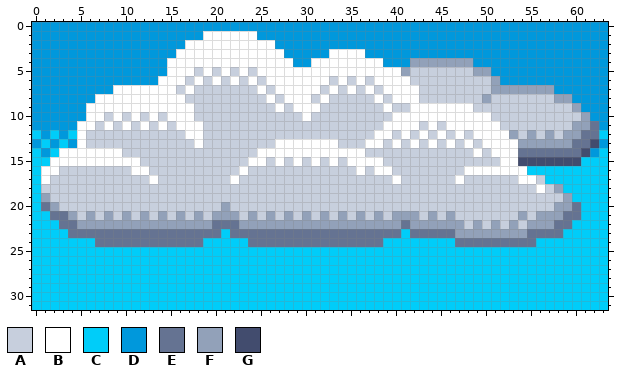
A pixel-art sprite gets an edit: themes/64x32/weather/04d.png. This is how it looked before the edit.
The file is 64x32 pixels.
Palette (. is transparent): A #c7cfdd  B #ffffff  C #00cdf9  D #0098dc  E #657392  F #92a1b9  G #424c6e
Pixels before, first column x 0:
 0 DDDDDDDDDDDDDDDDDDDDDDDDDDDDDDDDDDDDDDDDDDDDDDDDDDDDDDDDDDDDDDDD
 1 DDDDDDDDDDDDDDDDDDDBBBBBBDDDDDDDDDDDDDDDDDDDDDDDDDDDDDDDDDDDDDDD
 2 DDDDDDDDDDDDDDDDDBBBBBBBBBBDDDDDDDDDDDDDDDDDDDDDDDDDDDDDDDDDDDDD
 3 DDDDDDDDDDDDDDDDBBBBBBBBBBBBDDDDDBBBBDDDDDDDDDDDDDDDDDDDDDDDDDDD
 4 DDDDDDDDDDDDDDDBBBBBBBBBBBBBBDDBBBBBBBBDDDFFFFFFFDDDDDDDDDDDDDDD
 5 DDDDDDDDDDDDDDDBBBABABABABBBBBBBBBBBBBBBBFAAAAAAAFFDDDDDDDDDDDDD
 6 DDDDDDDDDDDDDDBBBABABABABABBBBBBBABABABBBBAAAAAAAAAFDDDDDDDDDDDD
 7 DDDDDDDDDBBBBBBBABAAAAAAABABBBBBABABABABBBBAAAAAAAAFFFFFFFDDDDDD
 8 DDDDDDDBBBBBBBBBBAAAAAAAAABABBBABAAAAABABBBAAAAAAAFAAAAAAAFFDDDD
 9 DDDDDDBBBBBBBBBBBBAAAAAAAAABABBBAAAAAAABAABBBBBBBAAAAAAAAAAAFDDD
10 DDDDDDBBABABABABBBAAAAAAAAAAAABAAAAAAAAABBBBBBBBBBBAAAAAAAAAAFDD
11 DDDDDBBABABABABABBBAAAAAAAAAAAAAAAAAAAABBBBABABBBBBBAAAAAAAAFFED
12 CDCDCBAAAAAAAAAAABBAAAAAAAAAAAAAAAAAAABBABABABABABBBBFAFAFAFFEEC
13 DCDCDBAAAAAAAAAAAABAAAAAAAABBBBBBBAAABBABABABABABABBBBFFFFFFEEGD
14 CDCBBBBBBBAAAAAAAAAAAAAAABBBBBBBBBBBBAAAAAAAAAAAABABBBEEEEEEEGDC
15 CCBBBBBBBBBBAAAAAAAAAAAABBABABABABABBBBAAAAAAAAAAAAABBGGGGGGGCCC
16 CBBAAAAAAAABBAAAAAAAAAABAAAAAAAAAAAABABBAAAAAAAABBBBBBBCCCCCCCCC
17 CBAAAAAAAAAAABAAAAAAAABAAAAAAAAAAAAAAAAABAAAAAABAAAAAABBACCCCCCC
18 CAAAAAAAAAAAAAAAAAAAAAAAAAAAAAAAAAAAAAAAAAAAAAAAAAAAAAAABAFCCCCC
19 CFAAAAAAAAAAAAAAAAAAAAAAAAAAAAAAAAAAAAAAAAAAAAAAAAAAAAAAAAAFCCCC
20 CEFAAAAAAAAAAAAAAAAAAFAAAAAAAAAAAAAAAAAAAAAAAAAAAAAAAAAAAAFFECCC
21 CCEEFAFAFAFAFAFAFAFAFFFAFAFAFAFAFAFAFAFAFFFAFAFAAAAAAAFAFFFEECCC
22 CCCEEFFFFFFFFFFFFFFFEEEFFFFFFFFFFFFFFFFFFEFFFFFFAFAFAFAFFFEECCCC
23 CCCCEEEEEEEEEEEEEEEEECEEEEEEEEEEEEEEEEEEECEEEEEFFFFFFFFEEEECCCCC
24 CCCCCCCEEEEEEEEEEEECCCCCEEEEEEEEEEEEEEECCCCCCCCEEEEEEEEECCCCCCCC
25 CCCCCCCCCCCCCCCCCCCCCCCCCCCCCCCCCCCCCCCCCCCCCCCCCCCCCCCCCCCCCCCC
26 CCCCCCCCCCCCCCCCCCCCCCCCCCCCCCCCCCCCCCCCCCCCCCCCCCCCCCCCCCCCCCCC
27 CCCCCCCCCCCCCCCCCCCCCCCCCCCCCCCCCCCCCCCCCCCCCCCCCCCCCCCCCCCCCCCC
28 CCCCCCCCCCCCCCCCCCCCCCCCCCCCCCCCCCCCCCCCCCCCCCCCCCCCCCCCCCCCCCCC
29 CCCCCCCCCCCCCCCCCCCCCCCCCCCCCCCCCCCCCCCCCCCCCCCCCCCCCCCCCCCCCCCC
30 CCCCCCCCCCCCCCCCCCCCCCCCCCCCCCCCCCCCCCCCCCCCCCCCCCCCCCCCCCCCCCCC
31 CCCCCCCCCCCCCCCCCCCCCCCCCCCCCCCCCCCCCCCCCCCCCCCCCCCCCCCCCCCCCCCC
The same view after the edit:
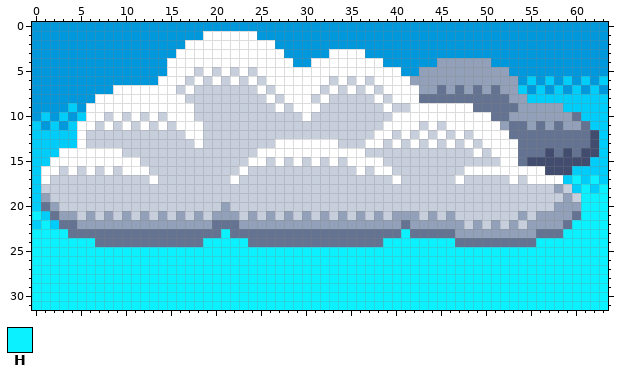
Colours new in this view: H #0cf1ff
The edit:
Changed rows in their new state; - is an unchanged pixel.
first column x 0:
 4 ------------------------------------------DDD----FF-------------
 5 -----------------------------------------DDFFFFFF--FF-----------
 6 ------------------------------------------FFFFFFFFF-FF-C-C-C-C-C
 7 -------------------------------------------FFEFEFEFE--CDCDC-C-C-
 8 -------------------------------------------EEEEEEEEEEFFCCCCCCCCC
 9 ----C--------------------------------------------EEEEEFFFFFCCCCC
10 -C-C-C---------------------------------------------EEFFFFFFFECCC
11 C-C-C-----------------------------------------------FEEFEFEF-ECC
12 -C-C-------------------------------------------------EEEEEEEE-G-
13 C-C-C-------------------------------------------------EEEEEE---C
14 -C-------------------------------------------------------G-G--G-
15 ------------------------------------------------------E------G--
16 ----B-B-B-B--------------------------------------------BBGGG----
17 -----------------------------------------------------BA-BBB-H-H-
18 --------------------------------------------------------A--A-H-H
19 ------------------------------------------------------------AHHH
20 ------------------------------------------------------------FHHH
21 H--F-------------------------------------------------------F-HHH
22 -H--------------------------------------------------------F-HHHH
23 HHHH-----------------H-------------------H-------------F---HHHHH
24 HHHHHHH------------HHHHH---------------HHHHHHHH---------HHHHHHHH
25 HHHHHHHHHHHHHHHHHHHHHHHHHHHHHHHHHHHHHHHHHHHHHHHHHHHHHHHHHHHHHHHH
26 HHHHHHHHHHHHHHHHHHHHHHHHHHHHHHHHHHHHHHHHHHHHHHHHHHHHHHHHHHHHHHHH
27 HHHHHHHHHHHHHHHHHHHHHHHHHHHHHHHHHHHHHHHHHHHHHHHHHHHHHHHHHHHHHHHH
28 HHHHHHHHHHHHHHHHHHHHHHHHHHHHHHHHHHHHHHHHHHHHHHHHHHHHHHHHHHHHHHHH
29 HHHHHHHHHHHHHHHHHHHHHHHHHHHHHHHHHHHHHHHHHHHHHHHHHHHHHHHHHHHHHHHH
30 HHHHHHHHHHHHHHHHHHHHHHHHHHHHHHHHHHHHHHHHHHHHHHHHHHHHHHHHHHHHHHHH
31 HHHHHHHHHHHHHHHHHHHHHHHHHHHHHHHHHHHHHHHHHHHHHHHHHHHHHHHHHHHHHHHH
Where, in picture pixels (left, top, right, bottom), the same in both pictures:
changed: (32, 58, 608, 310)
